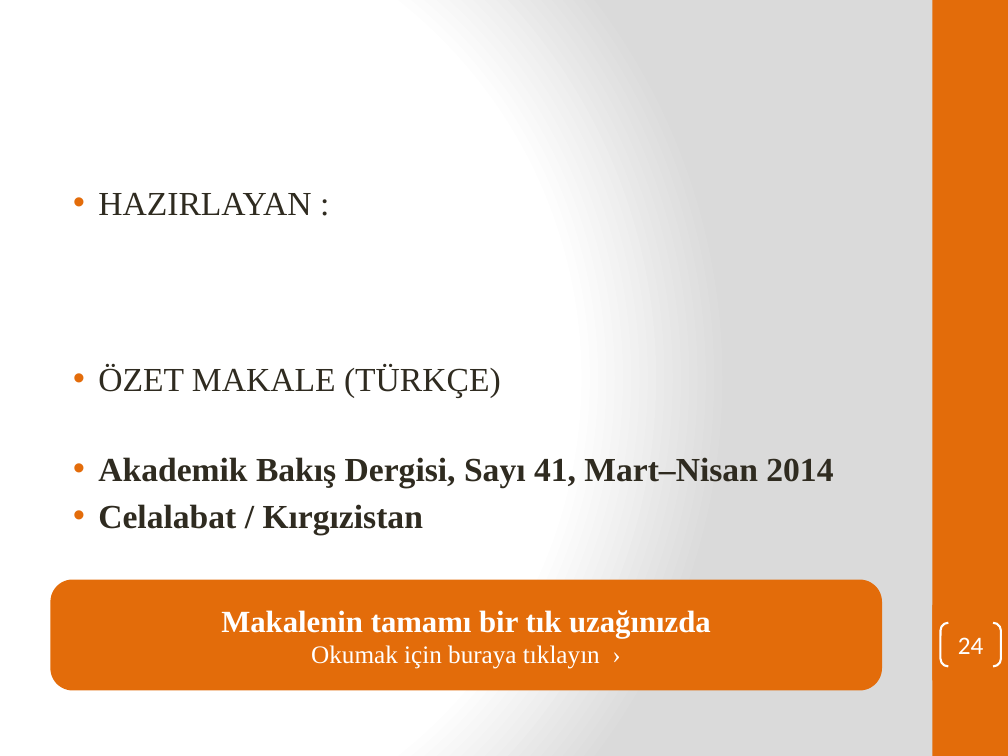
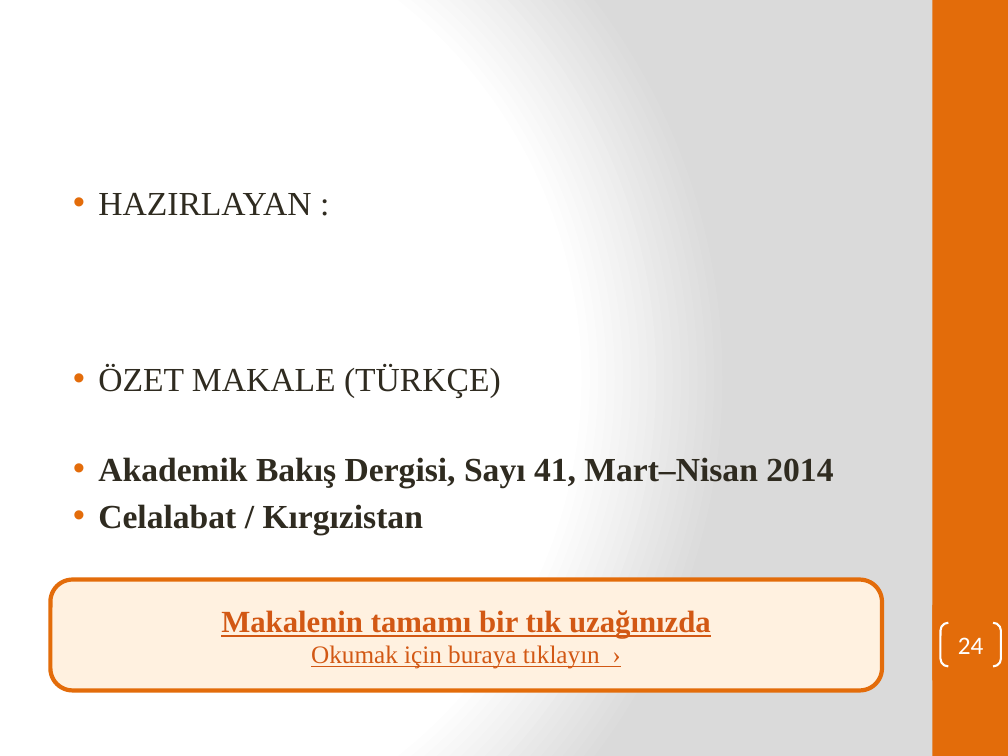
Before and after one commit to edipsahin20-tech/sahinerp, a slide deck: slide 24 of Makale1_Gorsel_Sunum.pptx. Drawn at 1008x756 pixels with LibreOffice and Linux fonts; fonts in the diff are those of the drawing. Boxes give left, top, right and bottom in pixels: in the first picture for what was removed or moved away, otherwise in the second. Text is boxed around its words. In the diff, an @@ line names an element or a change of style, - is before the commit and + after.

```diff
--- a/Makale1_Gorsel_Sunum.pptx
+++ b/Makale1_Gorsel_Sunum.pptx
@@ rounded rectangle "Makalenin tamamı bir tık uzağınızda" at (50, 580, 882, 690): text colour #FFFFFF to #D25814, underline on; fill #E36C0A to #FFF1E0; outline none to #E36C0A 3 pt @@
```
